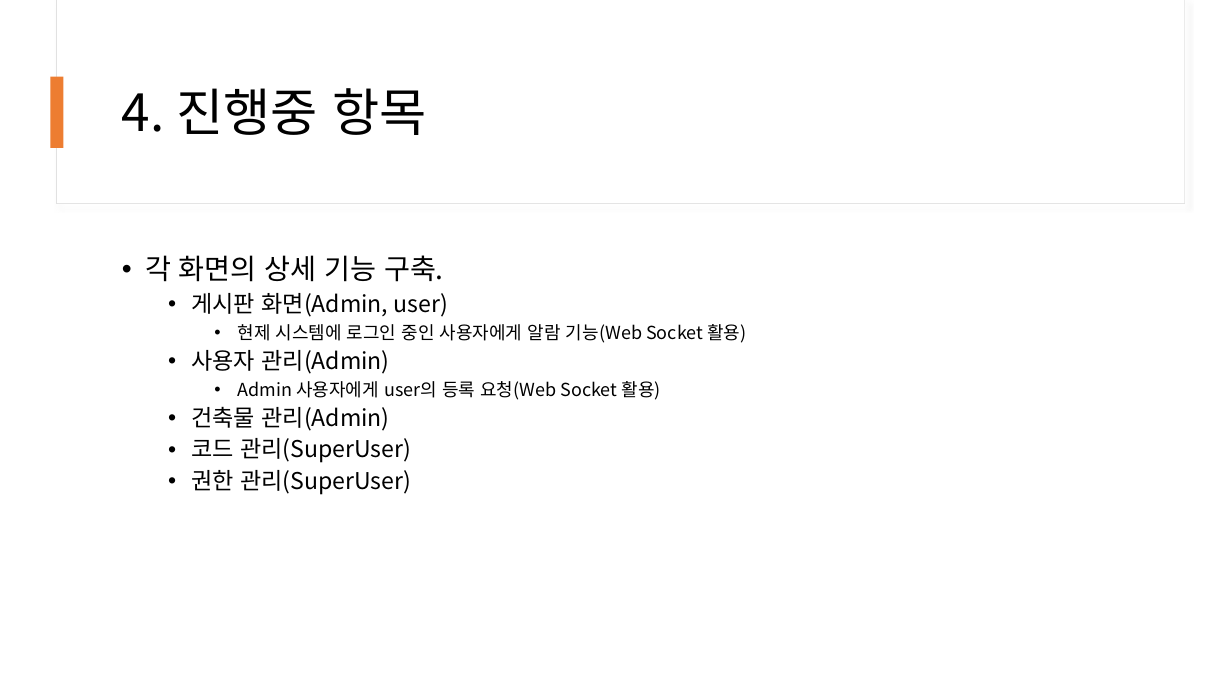
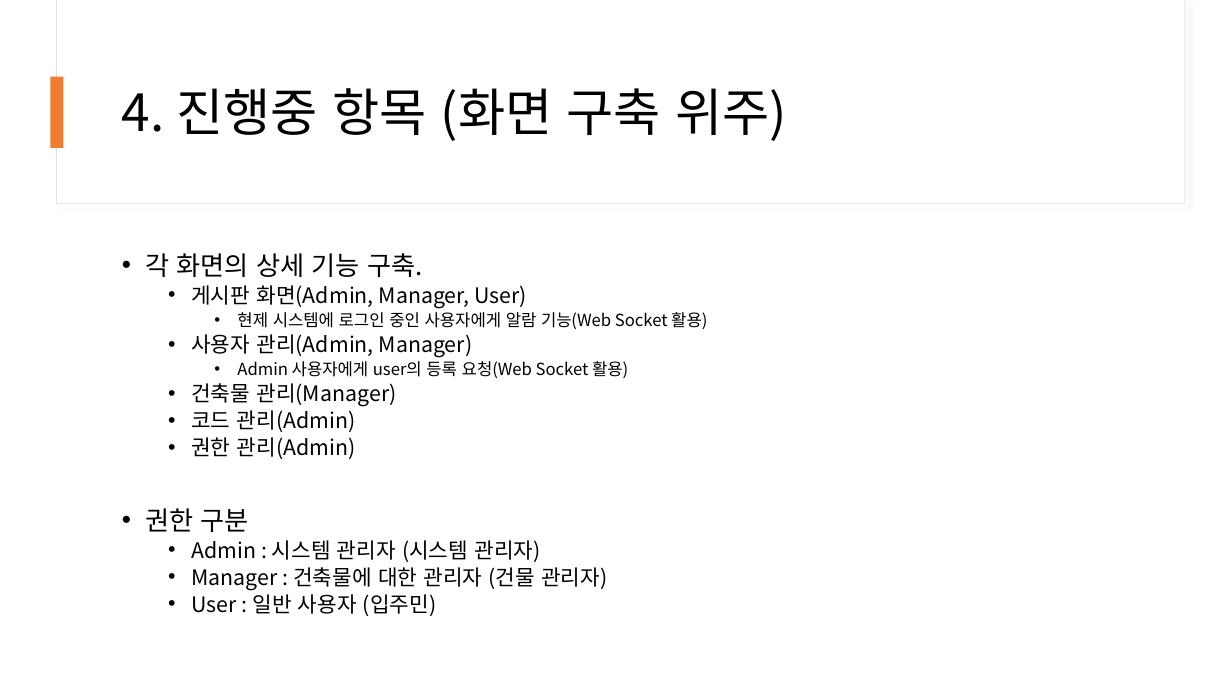
Before and after one commit to avgeneia/Socket, a slide deck: slide 5 of MHMS/src/main/resources/files/프로젝트_중간보고_설현철(H201703193).pptx. Drawn at 1232x693 pixels with LibreOffice and Linux fonts; fonts in the diff are those of the drawing. Boxes give left, top, right and bottom in pixels: in the first picture for what was removed or moved away, otherwise in the second. Text is boxed around its words. In the diff, an @@ line names an element or a change of style, - is before the commit and + after.

Commit message:
2020-11-18
사용자 관리 화면
 - popup 화면 추가
  - 내부 form 구성 필요.
 - grid 수정 버튼 추가
 - 조회 결과가 code테이블과 join하여 결과를 가져오도록

코드 관리 화면 grid 2개로 나눠서 form 구성
 - master, detaile 구성 필요.

```diff
--- a/MHMS/src/main/resources/files/프로젝트_중간보고_설현철(H201703193).pptx
+++ b/MHMS/src/main/resources/files/프로젝트_중간보고_설현철(H201703193).pptx
@@ title at bbox=[122, 88, 787, 141]: text changed @@
-4. 진행중 항목
+4. 진행중 항목 (화면 구축 위주)
@@ text at bbox=[145, 253, 707, 378]: size 22 to 20.4 pt in "각 화면의 상세 기능 구축."; size 14 to 12.9 pt in "현제 시스템에 로그인 중인 사용자에게 알람 기능(Web ...", "Admin 사용자에게 user의 등록 요청(Web Socket 활용)"; line spacing 0.9 to 0.8 @@
@@ text at bbox=[191, 285, 527, 309]: text changed; size 18 to 16.6 pt @@
-  • 게시판 화면(Admin, user)
+  • 게시판 화면(Admin, Manager, User)
@@ text at bbox=[191, 350, 389, 374]: text changed; size 18 to 16.6 pt @@
-  • 사용자 관리(Admin)
+  • 사용자 관리(Admin, Manager)
@@ text at bbox=[145, 383, 607, 616]: text changed; size 18 to 16.6 pt @@
-  • 건축물 관리(Admin)
-  • 코드 관리(SuperUser)
-  • 권한 관리(SuperUser)
+  • 건축물 관리(Manager)
+  • 코드 관리(Admin)
+  • 권한 관리(Admin)
+• 권한 구분
+  • Admin : 시스템 관리자 (시스템 관리자)
+  • Manager : 건축물에 대한 관리자 (건물 관리자)
+  • User : 일반 사용자 (입주민)
```
Also in this commit, not shown: 2 other slides changed, 6 other files.
